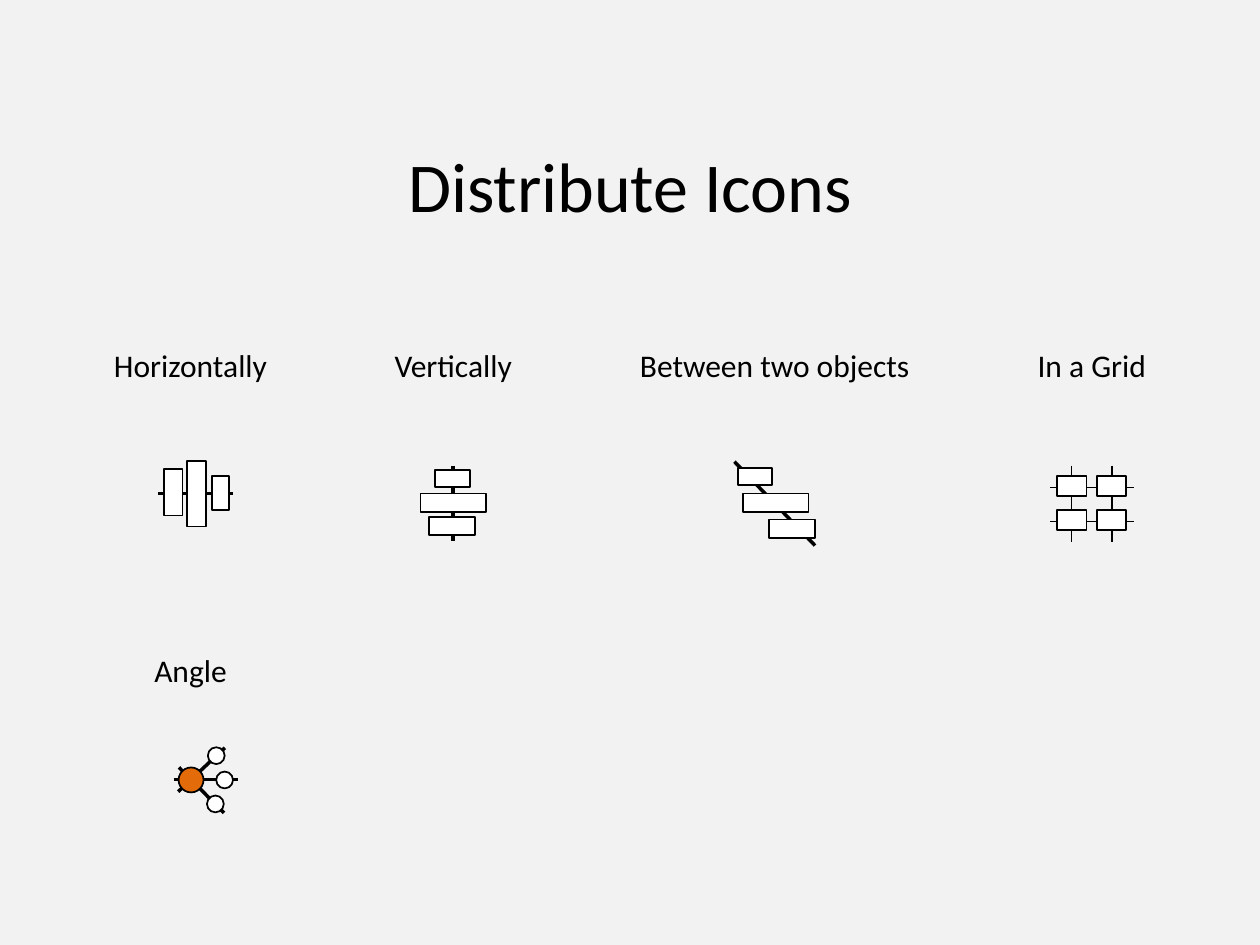
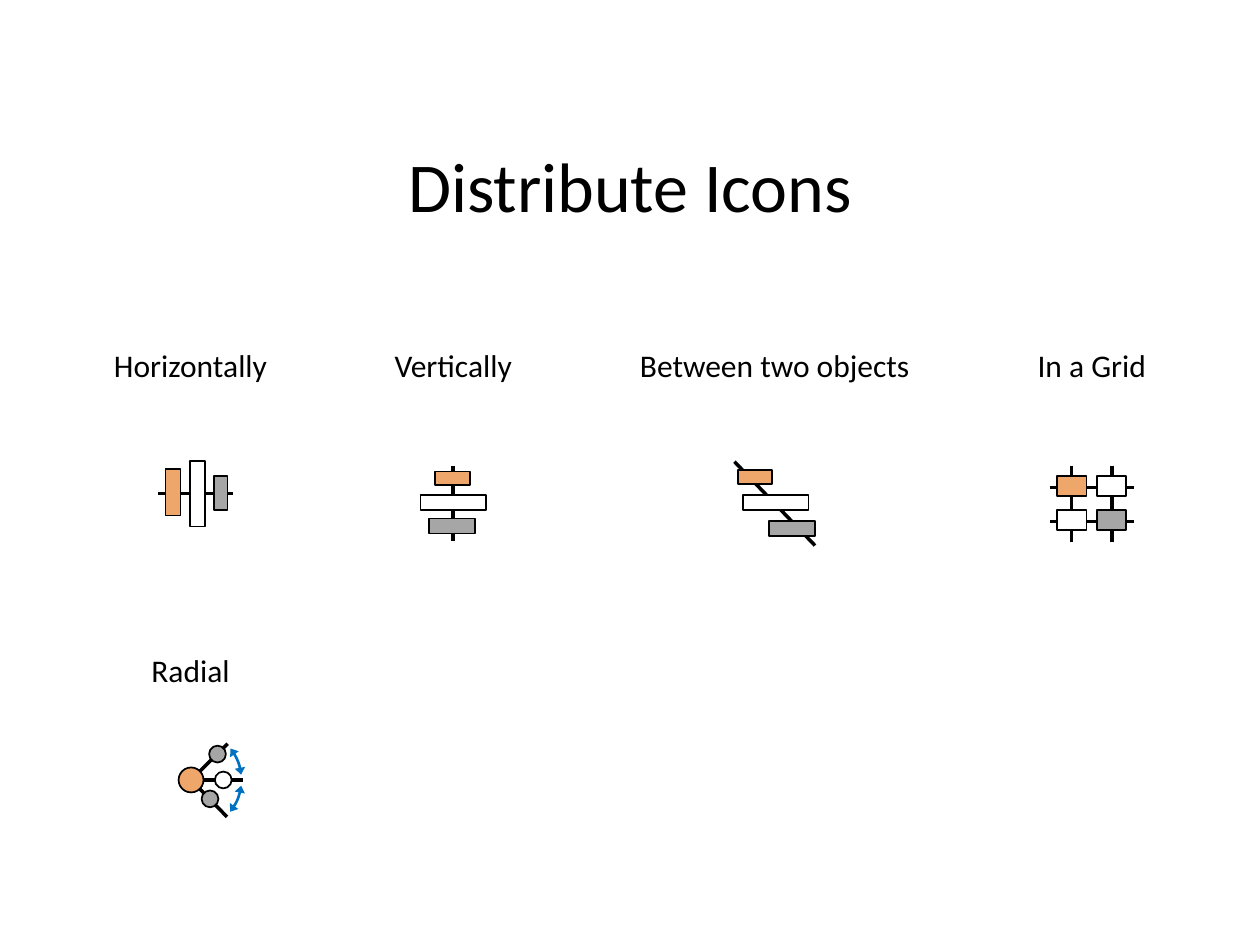
Before and after one commit to PowerPointLabs/PowerPointLabs, a slide deck: slide 4 of doc/Icons-PositionsLab.pptx. Drawn at 1260x945 pixels with LibreOffice and Linux fonts; fonts in the diff are those of the drawing. Boxes give left, top, right and bottom in pixels: in the first picture for what was removed or moved away, otherwise in the second. Text is boxed around its words. In the diff, an @@ line names an element or a change of style, - is before the commit and + after.

```diff
--- a/doc/Icons-PositionsLab.pptx
+++ b/doc/Icons-PositionsLab.pptx
@@ background #F2F2F2 to #FFFFFF @@
@@ fill #FFFFFF to #A6A6A6 in 6 elements at (1096, 510, 1125, 530), (209, 746, 226, 762), (202, 790, 218, 806), (769, 522, 815, 537), (428, 519, 475, 534), (213, 476, 227, 510) @@
@@ fill #FFFFFF to #EFA66B in 4 elements at (1057, 476, 1086, 496), (166, 469, 181, 516), (435, 471, 469, 485), (738, 470, 772, 484) @@
@@ line (1071, 465) - (1071, 542): stroke #000000 0.75 pt to #000000 2 pt @@
@@ line (1113, 465) - (1113, 542): stroke #000000 0.75 pt to #000000 2 pt @@
@@ line (1134, 488) - (1050, 488): stroke #000000 0.75 pt to #000000 2 pt @@
@@ line (1134, 522) - (1050, 522): stroke #000000 0.75 pt to #000000 2 pt @@
@@ text at (151, 660, 229, 683): text changed @@
-Angle
+Radial
@@ arc (boxed as its full ellipse) added at (117, 707, 263, 853), outline #0070C0 1.5 pt @@
@@ arc (boxed as its full ellipse) added at (139, 728, 242, 832), outline #0070C0 1.5 pt @@
@@ line moved from (178, 791) - (224, 748) to (195, 776) - (228, 743) @@
@@ ellipse at (179, 767, 204, 793): fill #E46B09 to #EFA66B @@
@@ line moved from (179, 767) - (224, 813) to (195, 784) - (227, 816) @@
@@ line moved from (174, 780) - (238, 780) to (197, 780) - (243, 780) @@
@@ ellipse: place and size @@
-ellipse at (207, 795, 223, 811)
+ellipse at (202, 790, 218, 806)
```
Also in this commit, not shown: 5 other slides changed, 1 slide added, 31 other files.
